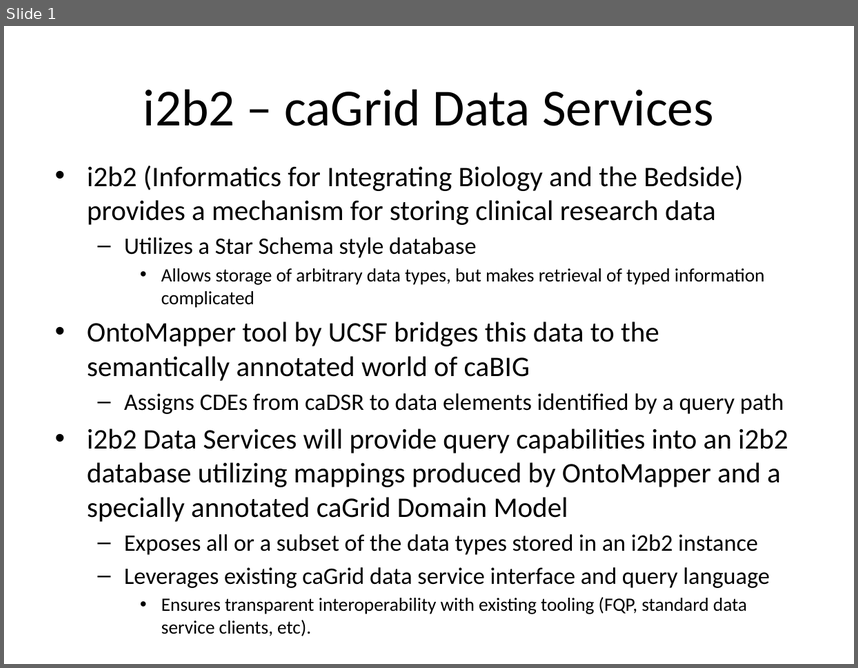
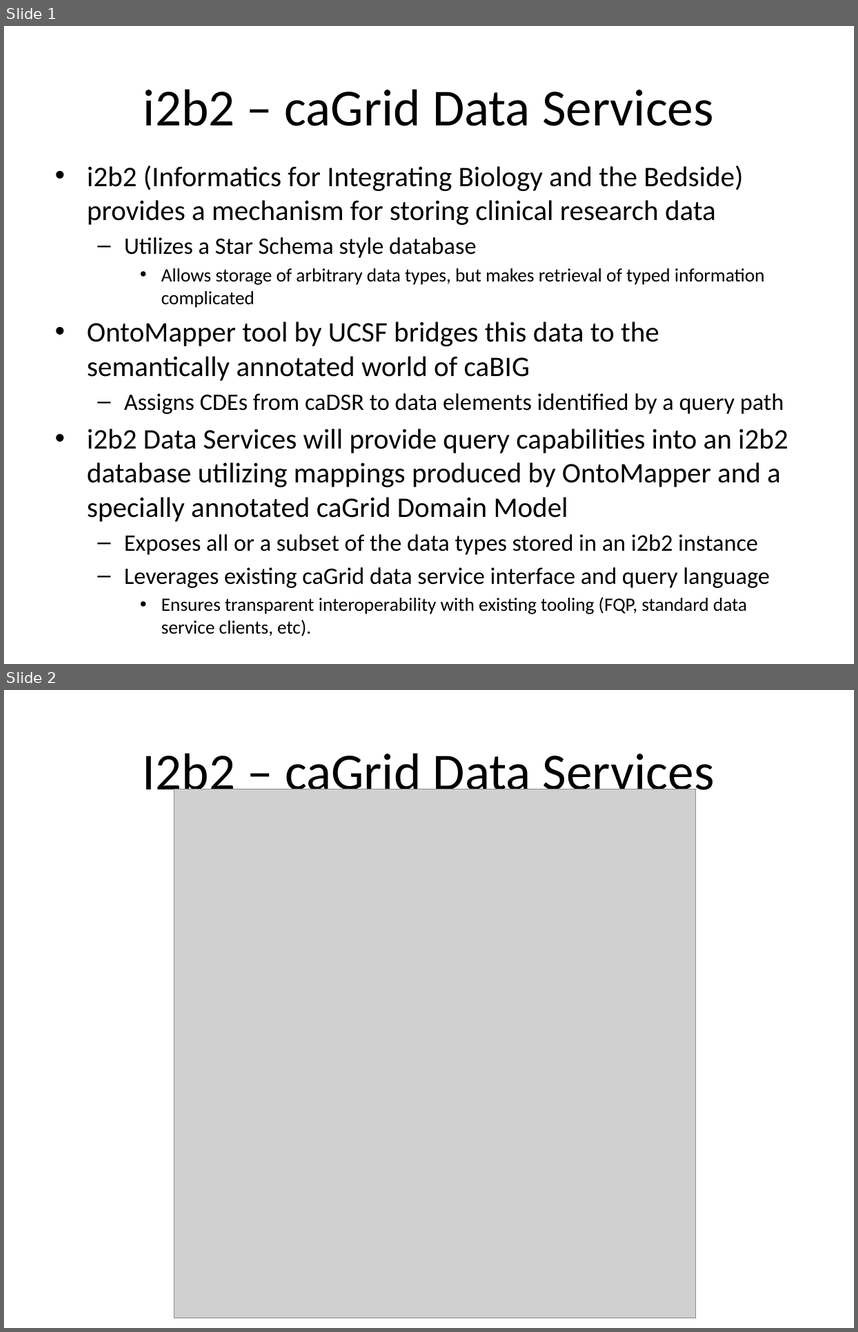
Before and after one commit to NCIP/cagrid-grid-incubation, a slide deck: grid-incubation/incubator/projects/i2b2DataServiceStyle/slides/i2b2 – caGrid Data Services.pptx. Shown one above the other, each under a label of ours: slide 1 before the commit, slides 1 and 2 after it. The pictures are 858x668 and 858x1332 pixels, drawn with LibreOffice and Linux fonts; fonts in the diff are those of the drawing; grey boxes stand for pictures. Boxes give left, top, right and bottom in pixels: in the first picture for what was removed or moved away, otherwise in the second. Text is boxed around its words. In the diff, an @@ line names an element or a change of style, - is before the commit and + after.

```diff
--- a/grid-incubation/incubator/projects/i2b2DataServiceStyle/slides/i2b2 – caGrid Data Services.pptx
+++ b/grid-incubation/incubator/projects/i2b2DataServiceStyle/slides/i2b2 – caGrid Data Services.pptx
@@ slide 2 added at [4,690,854,1328], background #FFFFFF @@
@@ title added at [143,753,715,801], 44 pt, text #000000 @@
+I2b2 – caGrid Data Services
@@ picture added at [174,789,696,1318] @@
```
Also in this commit, not shown: 1 other slide added, 1 other file.
